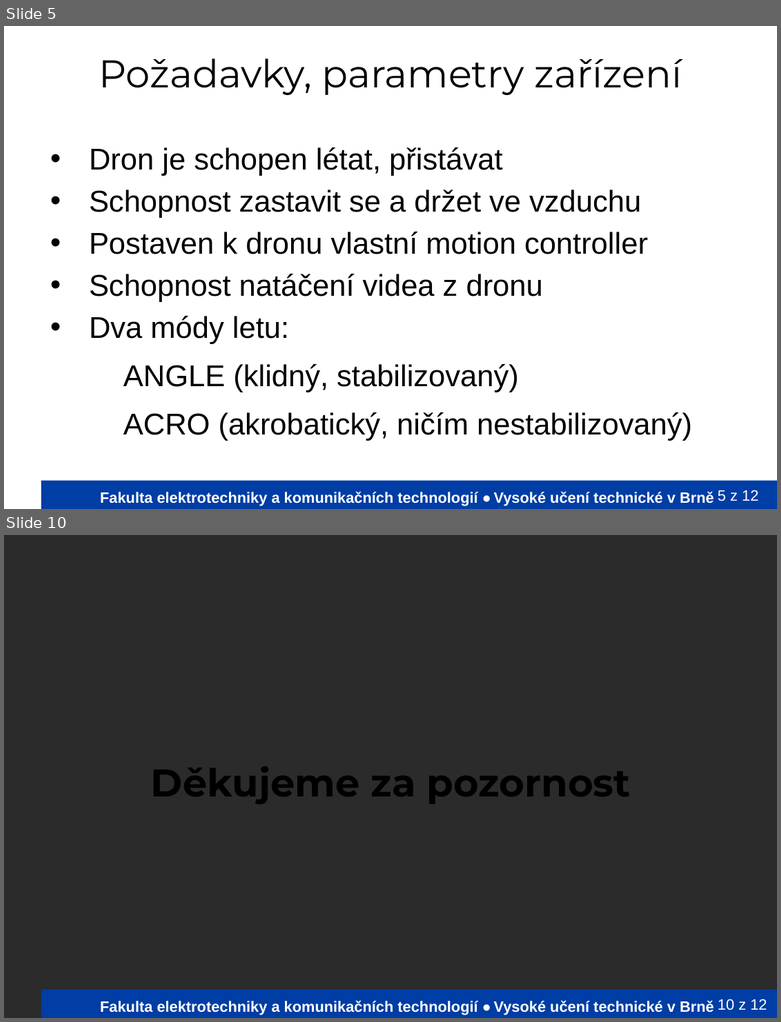
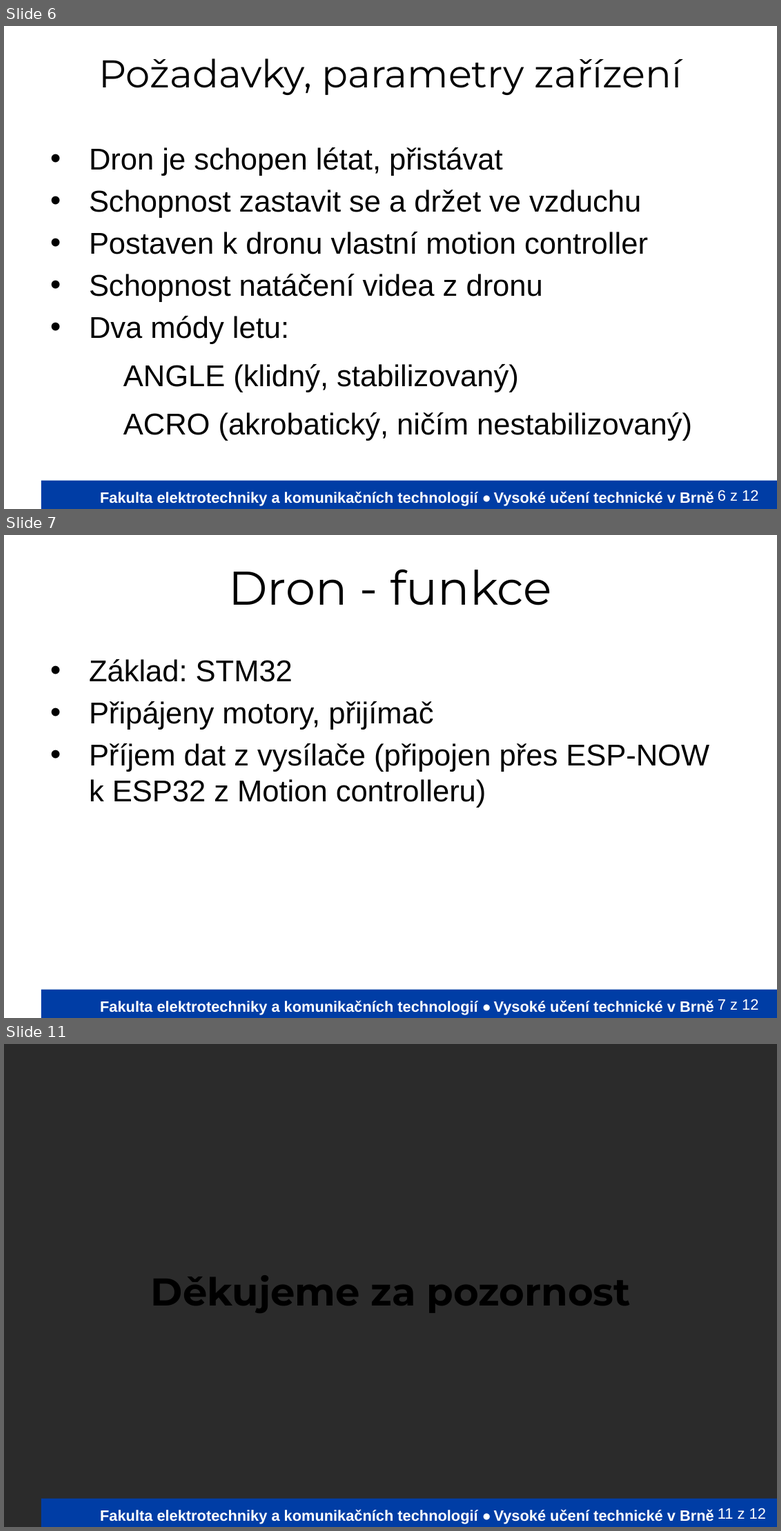
Before and after one commit to Mi-Tom/micro-controlers, a slide deck: PrezentaceVUT/VyvojovyDiagramVUT.odp. Shown one above the other, each under a label of ours: slides 5 and 10 before the commit, slides 6, 7 and 11 after it; the slides between them are not shown. The pictures are 781x1022 and 781x1531 pixels, drawn with LibreOffice and Linux fonts; fonts in the diff are those of the drawing; background and template pictures are left out; a plain dark background stands for a picture behind light text. Boxes give left, top, right and bottom in pixels: in the first picture for what was removed or moved away, otherwise in the second. Text is boxed around its words. In the diff, an @@ line names an element or a change of style, - is before the commit and + after.

```diff
--- a/PrezentaceVUT/VyvojovyDiagramVUT.odp
+++ b/PrezentaceVUT/VyvojovyDiagramVUT.odp
@@ slide 7 added at (x1=4, y1=535, x2=777, y2=1018), background picture (left out); not listed: 3 template elements that a slide beside it also shows @@
@@ title added at (x1=228, y1=569, x2=553, y2=605), 44 pt, text #000000 @@
+Dron - funkce
@@ text added at (x1=89, y1=659, x2=709, y2=808), 28 pt, text #000000 @@
+• Základ: STM32
+• Připájeny motory, přijímač
+• Příjem dat z vysílače (připojen přes ESP-NOW k ESP32 z Motion controlleru)
@@ what was slide 5 is now slide 6 @@
@@ page number at (x1=717, y1=490, x2=758, y2=501): text changed @@
-5 z 12
+6 z 12
@@ what was slide 10 is now slide 11 @@
@@ page number at (x1=717, y1=1508, x2=766, y2=1519): text changed @@
-10 z 12
+11 z 12
```
Also in this commit, not shown: 2 slides changed, 4 other slides added, 4 slides removed.
